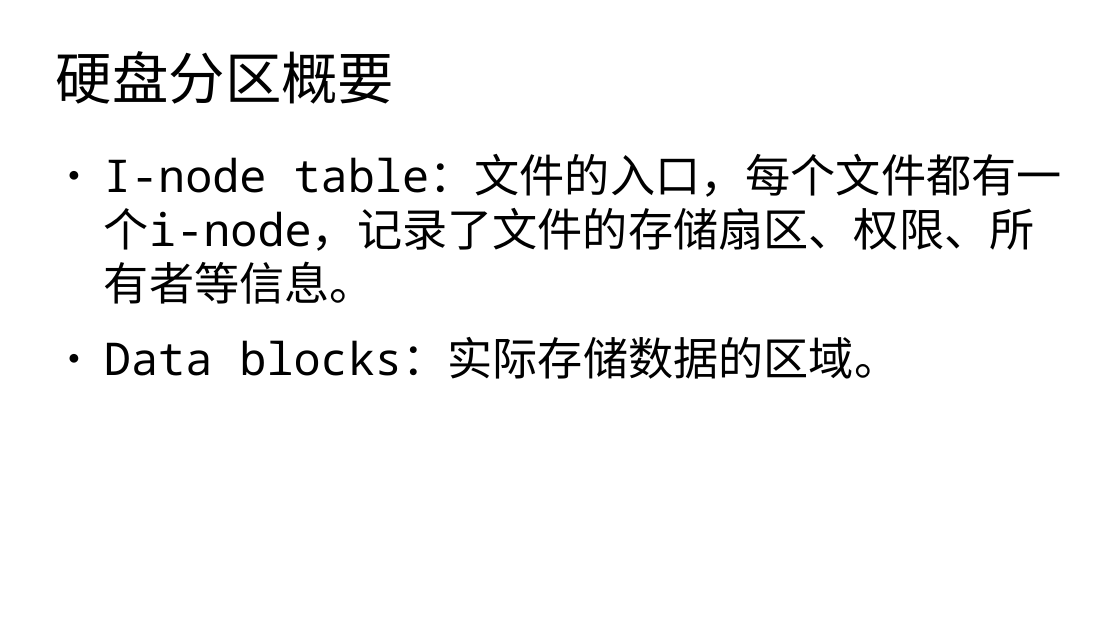
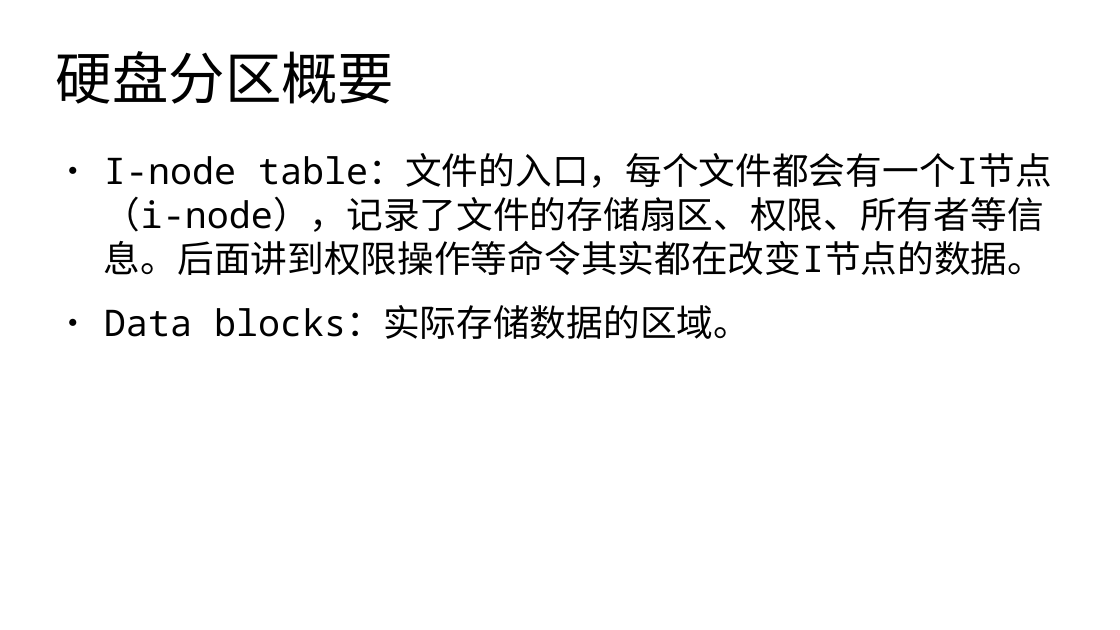
Before and after one commit to master-genius/linux-system, a slide deck: slide 6 of materials/slides/ch04-file-mode.odp. Drawn at 1120x630 pixels with LibreOffice and Linux fonts; fonts in the diff are those of the drawing. Boxes give left, top, right and bottom in pixels: in the first picture for what was removed or moved away, otherwise in the second. Text is boxed around its words. In the diff, an @@ line names an element or a change of style, - is before the commit and + after.

```diff
--- a/materials/slides/ch04-file-mode.odp
+++ b/materials/slides/ch04-file-mode.odp
@@ text at (104, 153, 1052, 275): text changed; size 32 to 26 pt @@
-● I-node table：文件的入口，每个文件都有一个i-node，记录了文件的存储扇区、权限、所有者等信息。
+● I-node table：文件的入口，每个文件都会有一个I节点（i-node），记录了文件的存储扇区、权限、所有者等信息。后面讲到权限操作等命令其实都在改变I节点的数据。
@@ text at (104, 305, 750, 339): size 32 to 26 pt in "Data blocks：实际存储数据的区域。" @@
```
Also in this commit, not shown: 16 other slides changed, 1 slide removed, 16 other files.
